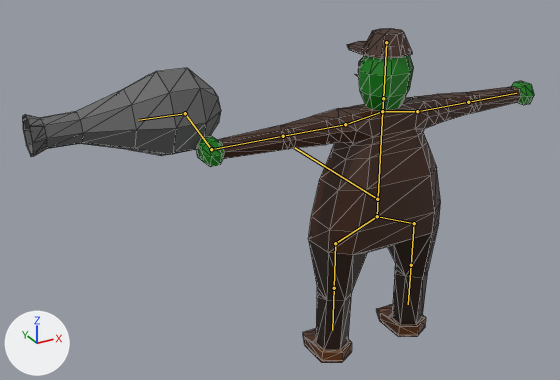
Renders of the glTF model models/dynamic_props/enemies/mountainside_gunner.glb from each side of a commit.
The view is the same before and after, from a camera (50 mm lens) standing at (-2.55, -3.43, 1.91) and looking at (-0.32, 0.63, -0.11). Arrows for +X, +Y and +Z are at lower left; the lights stay in place. The bones that bend it are drawn over the model as lines. Mesh edges are drawn as thin lines.

In view in the first picture: 'gunner_body'.
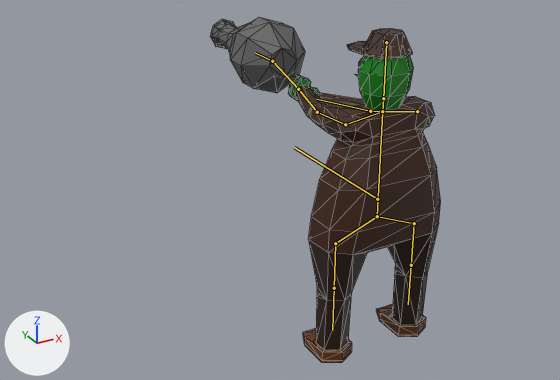
The newer file adds an action. The first version stands in its rest pose; the second is drawn at frame 71 of the action 'aiming_Armature'.

Boxes (x1, y1, x2, y2) around the edits, measured in the pictures (560 x 380 px):
```json
{"object": "gunner_body", "change": "posed", "before": [22, 28, 534, 363], "after": [210, 17, 441, 363], "on screen": "55% narrower"}
{"bone": "right_upper_arm", "before": "(345, 124) to (283, 136)", "after": "(345, 124) to (317, 112)"}
{"bone": "right_forearm", "before": "(283, 136) to (211, 149)", "after": "(317, 112) to (298, 89)"}
{"bone": "right_forearm.001", "before": "(211, 149) to (185, 113)", "after": "(298, 89) to (272, 61)"}
{"bone": "left_upper_arm", "before": "(417, 111) to (468, 102)", "after": "(417, 111) to (370, 111)"}
{"bone": "left_forearm", "before": "(468, 102) to (516, 93)", "after": "(370, 111) to (316, 99)"}
```

The change, as JSON lines over the scene's bpy script:
```json
{"block": "bone_right_upper_arm", "where": "bone_right_upper_arm = bpy.data.objects['Armature'].pose.bones['right_upper_arm']  # child of 'right_collar'"}
{"op": "set", "path": "bone_right_upper_arm.rotation_quaternion", "old": "(1.0, 0.0, 0.0, 0.0)", "new": "(0.563, -0.461, -0.34, -0.596)", "note": "degrees (0, 0, 0) -> degrees (-18, -69, -81)"}
{"block": "bone_right_forearm", "where": "bone_right_forearm = bpy.data.objects['Armature'].pose.bones['right_forearm']  # child of 'right_upper_arm'"}
{"op": "set", "path": "bone_right_forearm.rotation_quaternion", "old": "(1.0, 0.0, 0.0, 0.0)", "new": "(0.985, -0.041, -0.138, -0.097)", "note": "degrees (0, 0, 0) -> degrees (-3, -16, -11)"}
{"block": "bone_right_forearm_001", "where": "bone_right_forearm_001 = bpy.data.objects['Armature'].pose.bones['right_forearm.001']  # child of 'right_forearm'"}
{"op": "set", "path": "bone_right_forearm_001.rotation_quaternion", "old": "(1.0, 0.0, 0.0, 0.0)", "new": "(0.991, 0.096, 0.085, 0.027)", "note": "degrees (0, 0, 0) -> degrees (11, 9, 4)"}
{"block": "bone_left_upper_arm", "where": "bone_left_upper_arm = bpy.data.objects['Armature'].pose.bones['left_upper_arm']  # child of 'left_collar'"}
{"op": "set", "path": "bone_left_upper_arm.rotation_quaternion", "old": "(1.0, 0.0, 0.0, 0.0)", "new": "(0.614, 0.402, 0.196, -0.651)", "note": "degrees (0, 0, 0) -> degrees (22, 50, -83)"}
{"block": "bone_left_forearm", "where": "bone_left_forearm = bpy.data.objects['Armature'].pose.bones['left_forearm']  # child of 'left_upper_arm'"}
{"op": "set", "path": "bone_left_forearm.rotation_quaternion", "old": "(1.0, 0.0, 0.0, 0.0)", "new": "(0.974, 0.019, -0.103, -0.2)", "note": "degrees (0, 0, 0) -> degrees (5, -11, -24)"}
```
